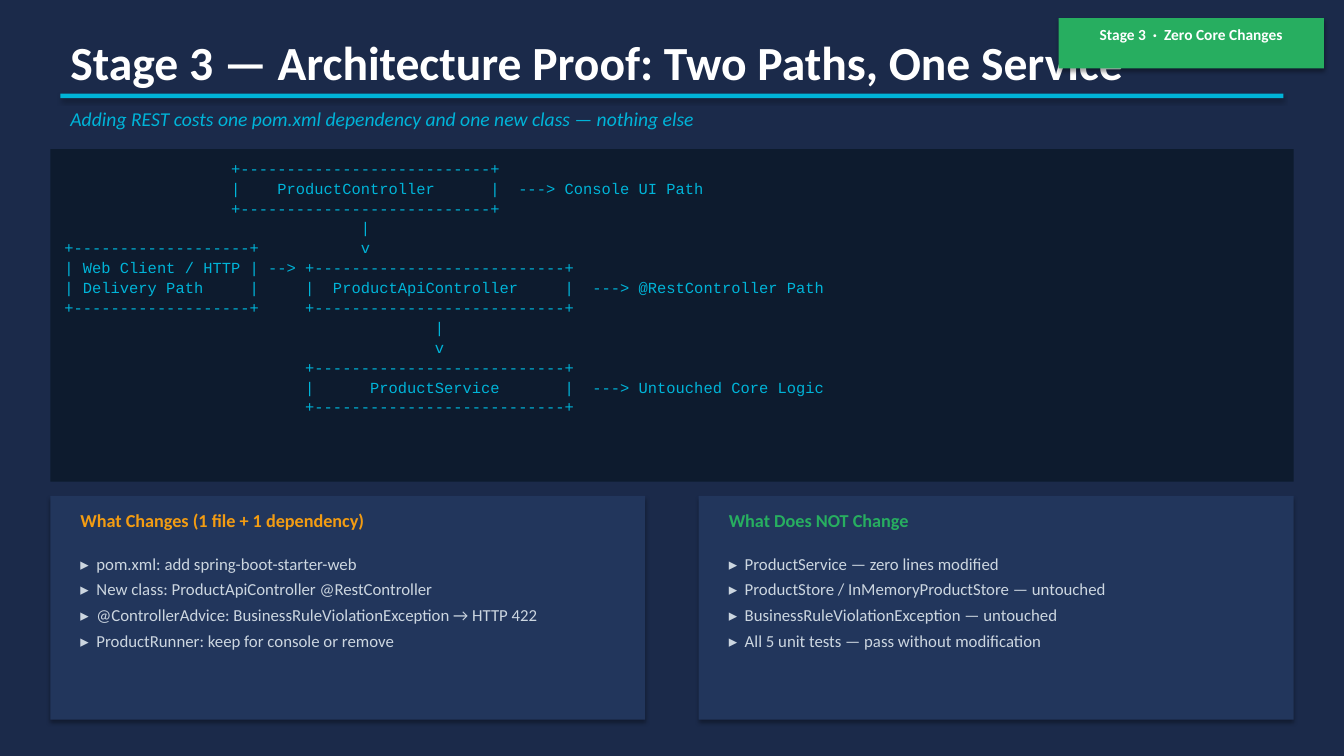
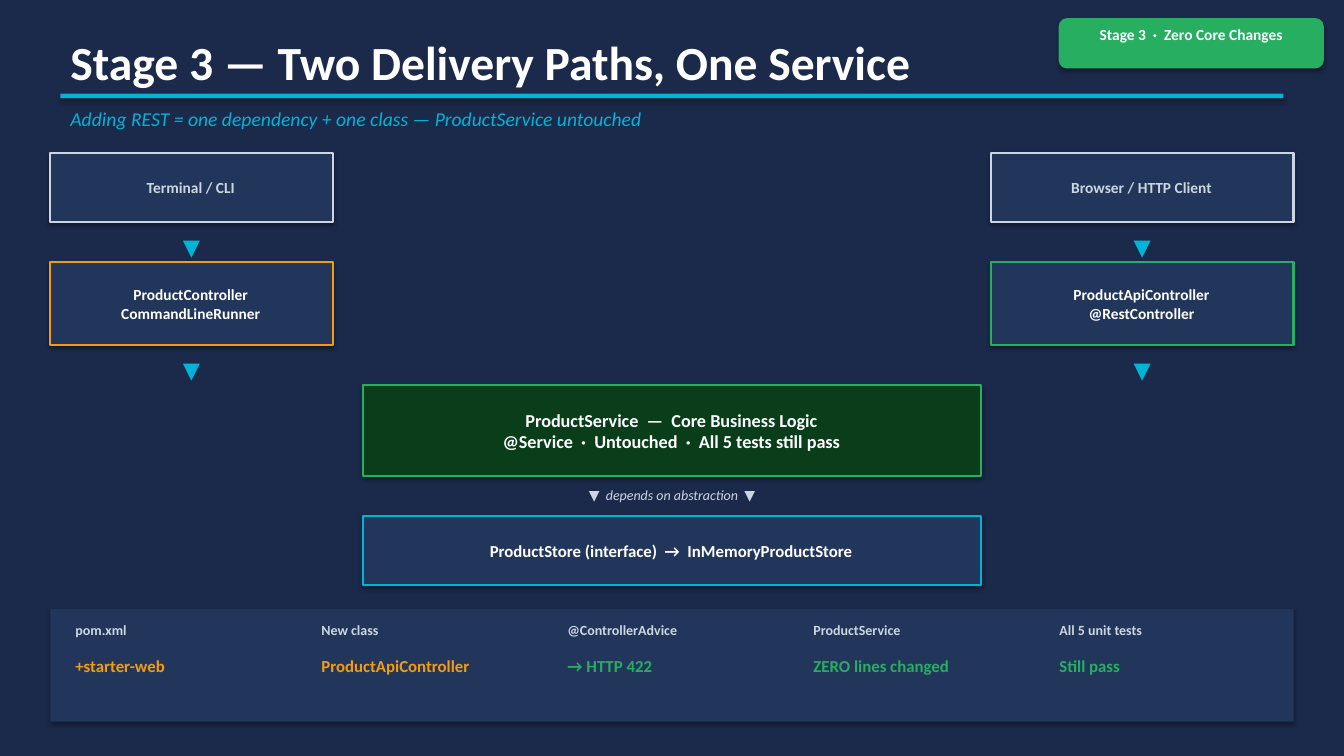
Before and after one commit to anandapalani/FTC, a slide deck: slide 7 of Enterprise_Java_Masterclass.pptx. Drawn at 1344x756 pixels with LibreOffice and Linux fonts; fonts in the diff are those of the drawing. Boxes give left, top, right and bottom in pixels: in the first picture for what was removed or moved away, otherwise in the second. Text is boxed around its words. In the diff, an @@ line names an element or a change of style, - is before the commit and + after.

```diff
--- a/Enterprise_Java_Masterclass.pptx
+++ b/Enterprise_Java_Masterclass.pptx
@@ rounded rectangle at (1059, 18, 1324, 69): rectangle to rounded rectangle @@
@@ text at (70, 46, 910, 88): text changed @@
-Stage 3 — Architecture Proof: Two Paths, One Service
+Stage 3 — Two Delivery Paths, One Service
@@ text at (70, 112, 641, 130): text changed @@
-Adding REST costs one pom.xml dependency and one new class — nothing else
+Adding REST = one dependency + one class — ProductService untouched
@@ rectangle removed at (50, 149, 1294, 482) @@
-+---------------------------+
-| ProductController | ---> Console UI Path
-+---------------------------+
-|
-+-------------------+ v
-| Web Client / HTTP | --> +---------------------------+
-| Delivery Path | | ProductApiController | ---> @RestController Path
-+-------------------+ +---------------------------+
-|
-v
-+---------------------------+
-| ProductService | ---> Untouched Core Logic
-+---------------------------+
@@ rectangle added at (50, 153, 333, 222), fill #22365C, outline #CCD6E0 1.5 pt, 11 pt, text #CCD6E0, bold @@
+Terminal / CLI
@@ rectangle added at (991, 153, 1294, 222), fill #22365C, outline #CCD6E0 1.5 pt, 11 pt, text #CCD6E0, bold @@
+Browser / HTTP Client
@@ text added at (50, 228, 333, 258), 16 pt, text #00B4D8 @@
+▼
@@ text added at (991, 228, 1294, 258), 16 pt, text #00B4D8 @@
+▼
@@ rectangle added at (50, 262, 333, 345), fill #22365C, outline #F39C12 1.5 pt, 11 pt, text #FFFFFF, bold @@
+ProductController
+CommandLineRunner
@@ rectangle added at (991, 262, 1294, 345), fill #22365C, outline #27AE60 1.5 pt, 11 pt, text #FFFFFF, bold @@
+ProductApiController
+@RestController
@@ text added at (50, 351, 333, 381), 16 pt, text #00B4D8 @@
+▼
@@ text added at (991, 351, 1294, 381), 16 pt, text #00B4D8 @@
+▼
@@ rectangle added at (363, 385, 981, 476), fill #0A3D1A, outline #27AE60 1.5 pt, 13 pt, text #FFFFFF, bold @@
+ProductService — Core Business Logic
+@Service · Untouched · All 5 tests still pass
@@ text added at (606, 490, 738, 502), 10 pt, text #CCD6E0, italic @@
+▼ depends on abstraction ▼
@@ rectangle removed at (699, 496, 1294, 720) @@
@@ text removed at (80, 513, 364, 530) @@
-What Changes (1 file + 1 dependency)
@@ rectangle added at (363, 516, 981, 585), fill #22365C, outline #00B4D8 1.5 pt, 12 pt, text #FFFFFF, bold @@
+ProductStore (interface) → InMemoryProductStore
@@ text removed at (729, 514, 909, 530) @@
-What Does NOT Change
@@ text removed at (96, 558, 538, 650) @@
-▸ pom.xml: add spring-boot-starter-web
-▸ New class: ProductApiController @RestController
-▸ @ControllerAdvice: BusinessRuleViolationException → HTTP 422
-▸ ProductRunner: keep for console or remove
@@ text removed at (745, 558, 1106, 650) @@
-▸ ProductService — zero lines modified
-▸ ProductStore / InMemoryProductStore — untouched
-▸ BusinessRuleViolationException — untouched
-▸ All 5 unit tests — pass without modification
@@ rectangle: place and size @@
-rectangle at (50, 496, 645, 720)
+rectangle at (50, 609, 1294, 722)
@@ text added at (75, 625, 126, 637), 10 pt, text #CCD6E0, bold @@
+pom.xml
@@ text added at (321, 625, 378, 635), 10 pt, text #CCD6E0, bold @@
+New class
@@ text added at (567, 625, 677, 637), 10 pt, text #CCD6E0, bold @@
+@ControllerAdvice
@@ text added at (813, 625, 900, 635), 10 pt, text #CCD6E0, bold @@
+ProductService
@@ text added at (1059, 625, 1143, 635), 10 pt, text #CCD6E0, bold @@
+All 5 unit tests
@@ text added at (75, 660, 164, 672), 12 pt, text #F39C12, bold @@
++starter-web
@@ text added at (321, 660, 469, 675), 12 pt, text #F39C12, bold @@
+ProductApiController
@@ text added at (586, 661, 653, 672), 12 pt, text #27AE60, bold @@
+→ HTTP 422
@@ text added at (813, 660, 949, 675), 12 pt, text #27AE60, bold @@
+ZERO lines changed
@@ text added at (1059, 660, 1120, 675), 12 pt, text #27AE60, bold @@
+Still pass
```
Also in this commit, not shown: 6 other slides changed, 8 slides added, 5 slides removed, 16 other files.
